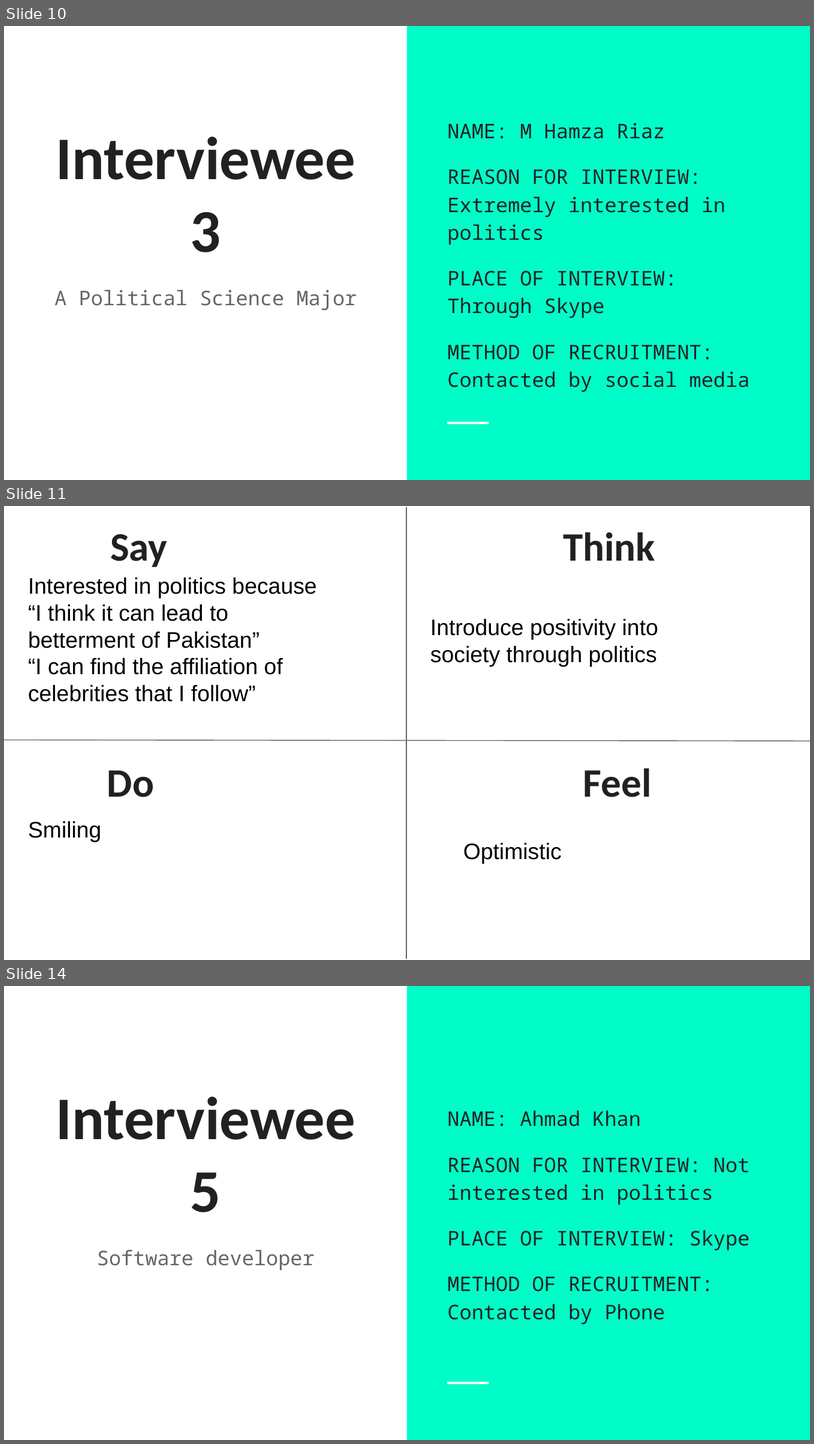
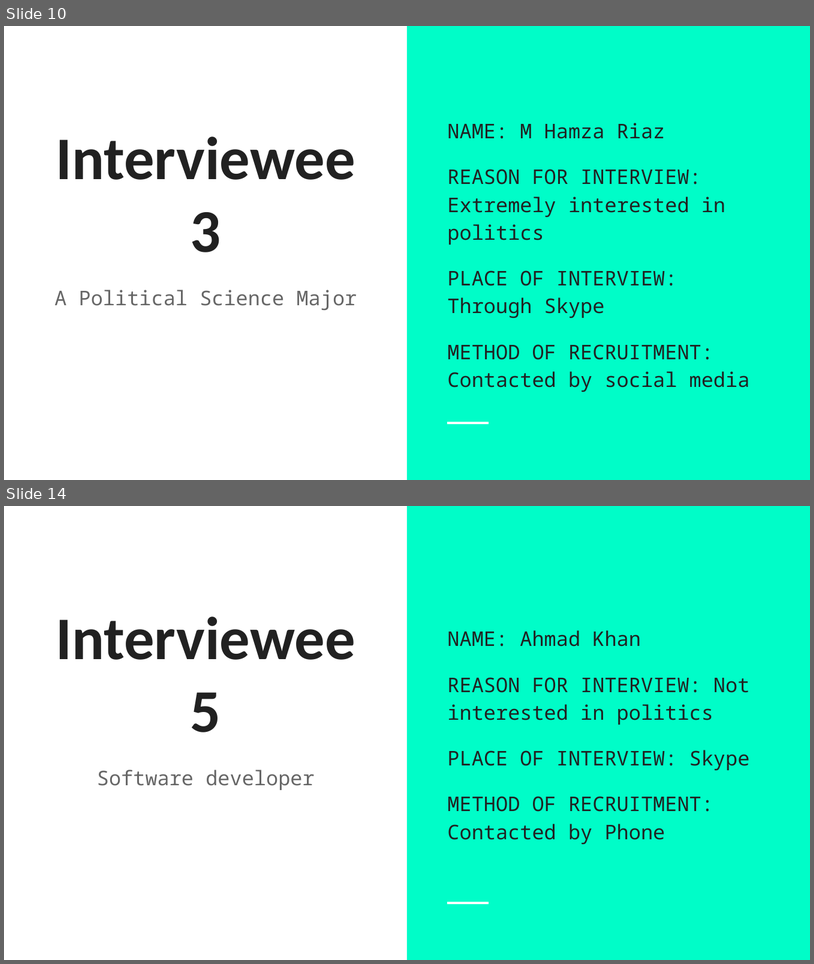
Before and after one commit to sarim-zafar/HCI-Project, a slide deck: docs/pj-task1/HCI.pptx. Shown one above the other, each under a label of ours: slides 10, 11 and 14 before the commit, slides 10 and 14 after it; the slides between them are not shown. The pictures are 814x1444 and 814x964 pixels, drawn with LibreOffice and Linux fonts; fonts in the diff are those of the drawing. Boxes give left, top, right and bottom in pixels: in the first picture for what was removed or moved away, otherwise in the second. Text is boxed around its words. In the diff, an @@ line names an element or a change of style, - is before the commit and + after.

```diff
--- a/docs/pj-task1/HCI.pptx
+++ b/docs/pj-task1/HCI.pptx
@@ slide 11 removed at (4,506,810,960), background #FFFFFF @@
@@ line removed from (407, 507) to (407, 958) @@
@@ text removed at (110,534,167,567) @@
-Say
@@ text removed at (563,532,656,561) @@
-Think
@@ text removed at (28,577,317,702) @@
-Interested in politics because “I think it can lead to betterment of Pakistan”
-“I can find the affiliation of celebrities that I follow”
@@ text removed at (431,619,659,667) @@
-Introduce positivity into society through politics
@@ line removed from (4, 740) to (810, 741) @@
@@ text removed at (107,770,154,797) @@
-Do
@@ text removed at (584,768,652,797) @@
-Feel
@@ text removed at (28,821,101,842) @@
-Smiling
@@ text removed at (464,843,562,864) @@
-Optimistic
```
Also in this commit, not shown: 4 slides changed, 2 slides added, 1 other slide removed.
